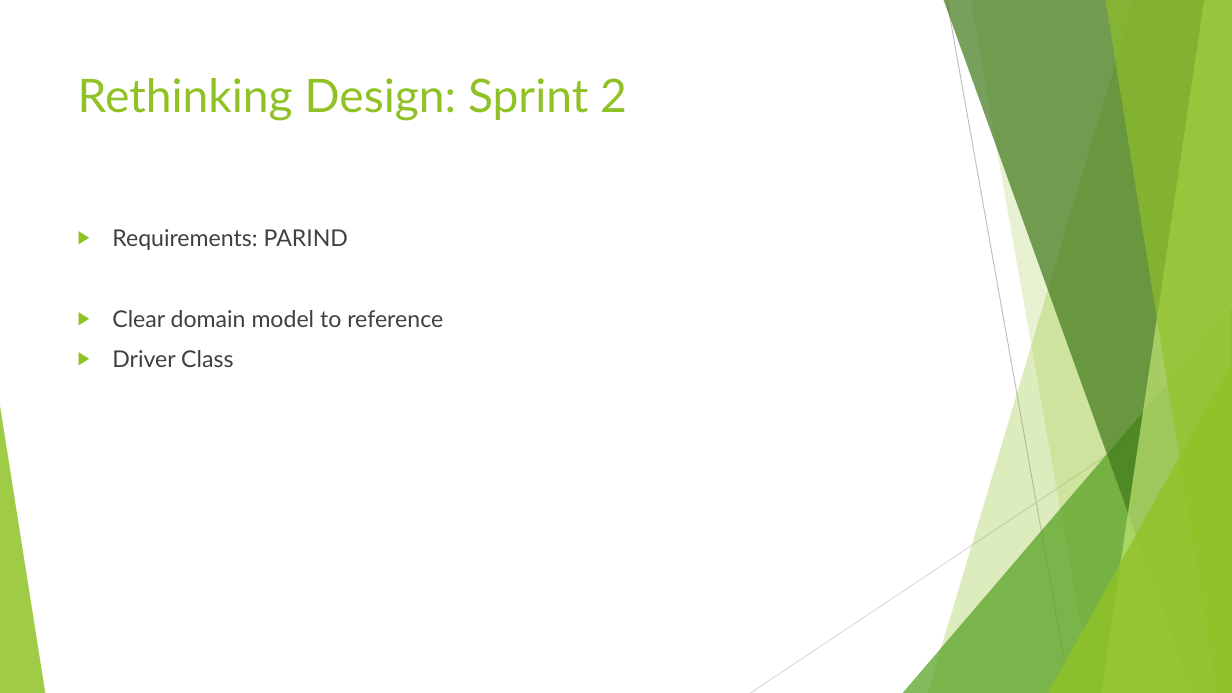
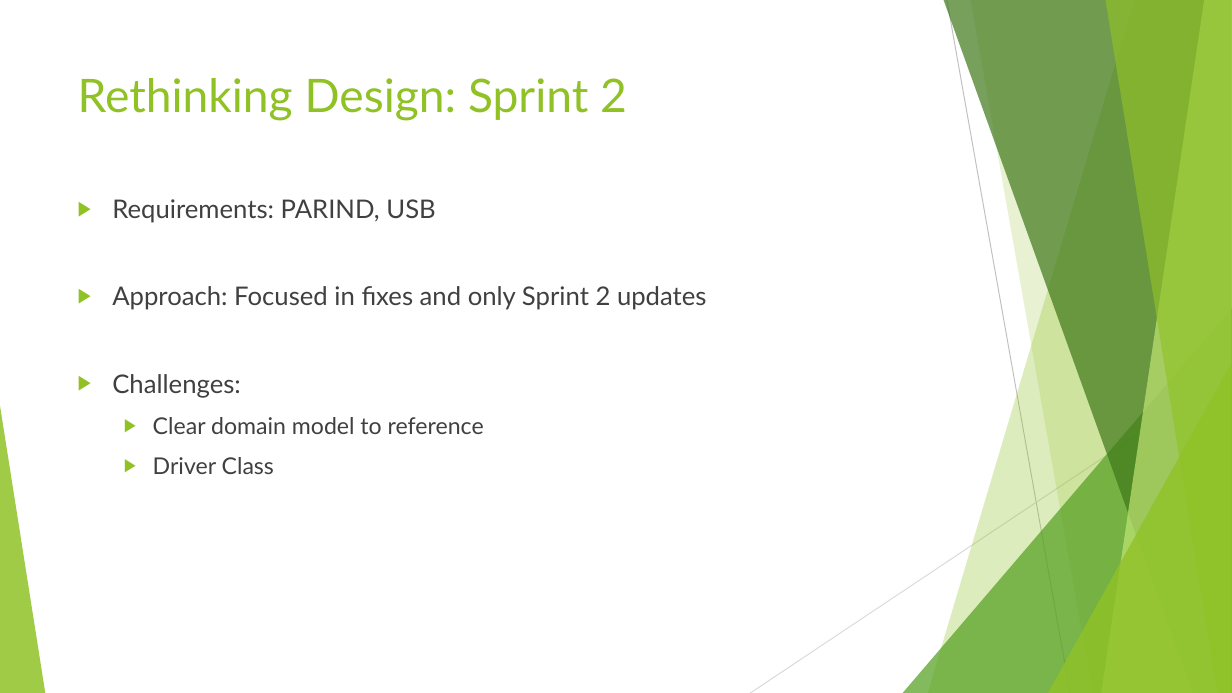
Before and after one commit to jamesonn/CS361_Final_Project, a slide deck: slide 6 of Chrono Timer v1.pptx. Drawn at 1232x693 pixels with LibreOffice and Linux fonts; fonts in the diff are those of the drawing. Boxes give left, top, right and bottom in pixels: in the first picture for what was removed or moved away, otherwise in the second. Text is boxed around its words. In the diff, an @@ line names an element or a change of style, - is before the commit and + after.

```diff
--- a/Chrono Timer v1.pptx
+++ b/Chrono Timer v1.pptx
@@ text "Requirements: PARIND, USB": place and size @@
-text "Requirements: PARIND, USB" at <box>112,229,443,367</box>
+text "Requirements: PARIND, USB" at <box>112,199,707,474</box>
@@ text at <box>112,199,707,398</box>: text changed; size 18 to 20 pt @@
-▶ Requirements: PARIND
+▶ Requirements: PARIND, USB
+▶ Approach: Focused in fixes and only Sprint 2 updates
+▶ Challenges:
@@ text at <box>153,417,484,474</box>: list level 1 to 2 in "Clear domain model to reference"; list level 1 to 2 in "Driver Class" @@
```
Also in this commit, not shown: 4 other slides changed, 1 slide removed.
